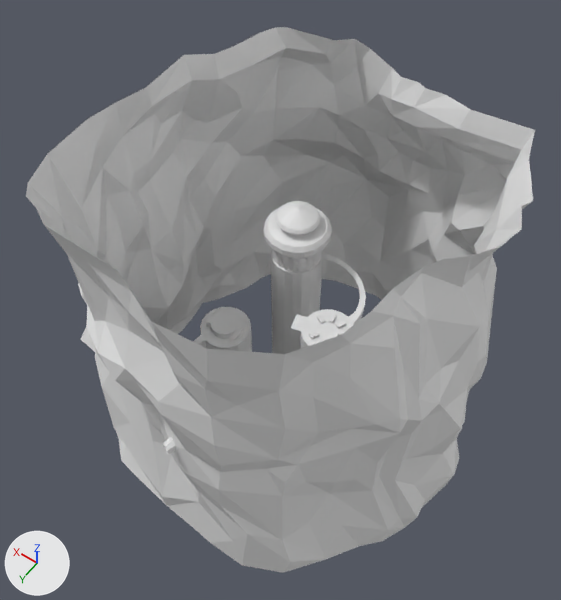
What one commit did to the Blender file Assets/Models/Iteration - Levels/Iteration 3/4 - Ritual Site.blend.
Camera for both pictures: a 50 mm camera at (-29.6, 20.4, 62.1) aimed at (0.4, -21.6, -4.0). Every picture has the same lights, and +X, +Y and +Z are marked at lower left. The older version comes first.
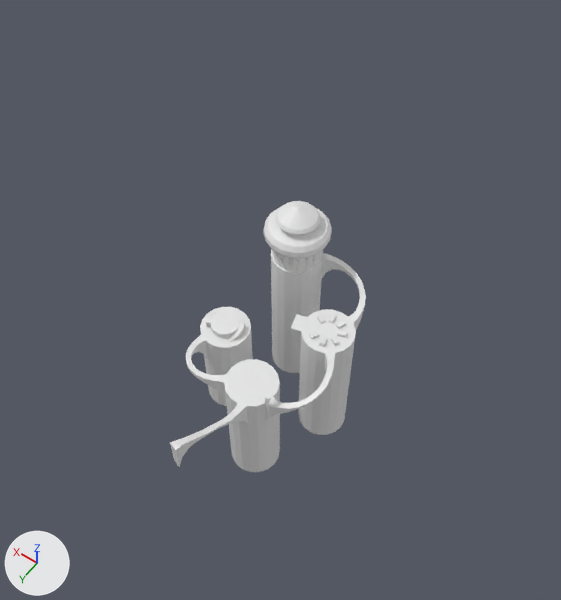
Patch to the scene script:
```diff
--- a/Assets/Models/Iteration - Levels/Iteration 3/4 - Ritual Site.blend.py
+++ b/Assets/Models/Iteration - Levels/Iteration 3/4 - Ritual Site.blend.py
@@ ob_plane @@
 ob_plane.location = (0.1, -8.0, 18.2)
+ob_plane.hide_set(True)
```

Changed parts and their boxes (x1, y1, x2, y2) in the pictures (561 x 600 px):
'Plane', hidden: before (26, 27, 535, 573)
'Circle.009', unchanged, uncovered by the edit: before (301, 309, 354, 349); after (298, 309, 356, 435)
'Circle.010', unchanged, uncovered by the edit: after (224, 359, 280, 472)
